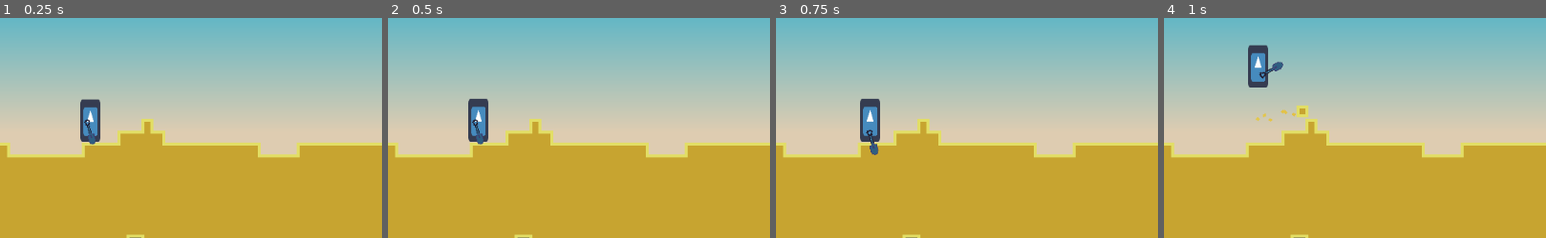
Above: before the commit, frames 1-4 (left to right).
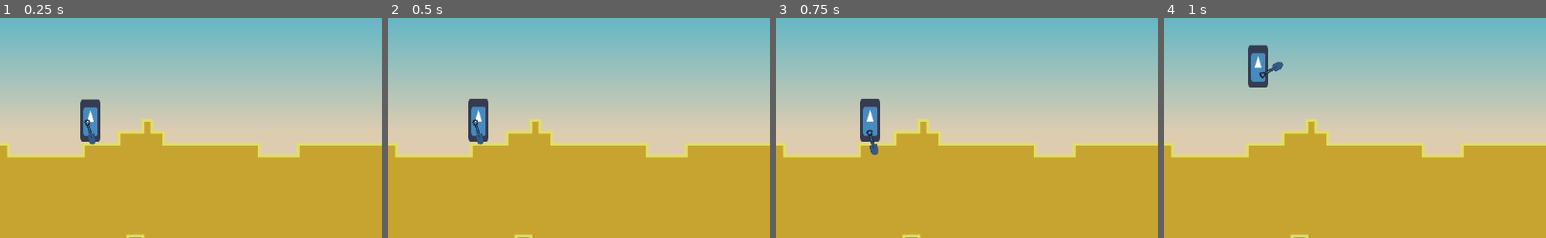
Above: after the commit, the same moments.

Repository: Eptwalabha/ld48
Game: Godot game, scene res://scenes/levels/map/CompetitionLevel.tscn
The game is run twice, just before and just after one commit, with the same random seed, the same clock (stepped at 60 frames per second) and the same inputs. This scene is started directly instead of the project's main scene. The engine's default icon, where the game draws it, is replaced by a stand-in: a white triangle on a blue panel in a dark square.
Inputs (mouse positions are % of the whole screen's width and height, from its top left):
- Up to frame 1 (0.25 s): no input
- Up to frame 2 (0.5 s): no input
- Up to frame 3 (0.75 s): tap Enter at 0.5 s; move the mouse to (72, 44) at 0.52 s; hold Right (move_right) from 0.53 s (still down); hold E (action) from 0.53 s (still down)
- Up to frame 4 (1 s): keep holding Right (move_right); keep holding E (action); tap Space (move_jump) at 0.77 s
The pictures show only the part of the screen within x 38-88%, y 31-81%; the shares and areas given below are measured in that part.

Frames 1-3 are identical in both runs. In frame 4, 0.2% of the frame differs, in the area x 24-38%, y 39-48%.

Commit message:
fetch a radius of blocks

Diff:
--- a/scenes/DirtBlock.gd
+++ b/scenes/DirtBlock.gd
@@ -20,5 +20,4 @@
 			emit_signal("sleeping_state_changed")
 
 func _on_Timer_timeout():
-	print("yo")
 	set_collision_mask_bit(5, true)
--- a/scenes/levels/map/CompetitionLevel.gd
+++ b/scenes/levels/map/CompetitionLevel.gd
@@ -78,7 +78,6 @@
 		blocks_type.push_back(map.get_cellv(block))
 		map.set_cellv(block, -1)
 		map.update_bitmask_area(block)
-
 	thread.start(self, "_spawn_blocks", [blocks_type, throw_position, direction, thread])
 
 func _spawn_blocks(args) -> void:
@@ -86,7 +85,7 @@
 	var from: Vector2 = args[1]
 	var direction: Vector2 = args[2]
 	for type in types:
-		yield(get_tree().create_timer(0.1), "timeout")
+		yield(get_tree().create_timer(0.02), "timeout")
 		var physics_block = Block.instance()
 		var r = Vector2(randf() * 32.0 - 16.0, randf() * 32.0 - 16.0) * 10
 		map.add_block(physics_block)
--- a/scenes/levels/tilemaps/BaseTilemap.gd
+++ b/scenes/levels/tilemaps/BaseTilemap.gd
@@ -25,15 +25,19 @@
 			if i < limit:
 				_set_tile(cell_index.x, cell_index.y - i, type)
 
-func get_blocks(position: Vector2, _radius: int, filter: Array) -> Array:
+func get_blocks(position: Vector2, radius: int, filter: Array) -> Array:
 	var p = world_to_map(position)
-	var list = [p]
+	var list = []
 	var neighbors = [Vector2.LEFT, Vector2.UP, Vector2.DOWN, Vector2.RIGHT]
-	for neighbor in neighbors:
-		var m = get_cellv(p + neighbor)
-#		if filter.has(m):
-#			list.push_back(p + neighbor)
-		list.push_back(p + neighbor)
+	for x in range(-radius, radius + 1):
+		for y in range(-radius, radius + 1):
+			var d = Vector2(x, y)
+			if (abs(d.x) + abs(d.y)) > radius:
+				continue
+			var p2 = p + d
+			var m = get_cellv(p2)
+			if filter.has(m):
+				list.push_back(p2)
 	return list
 
 func _set_tile(x: int, y: int, type: int) -> void:
